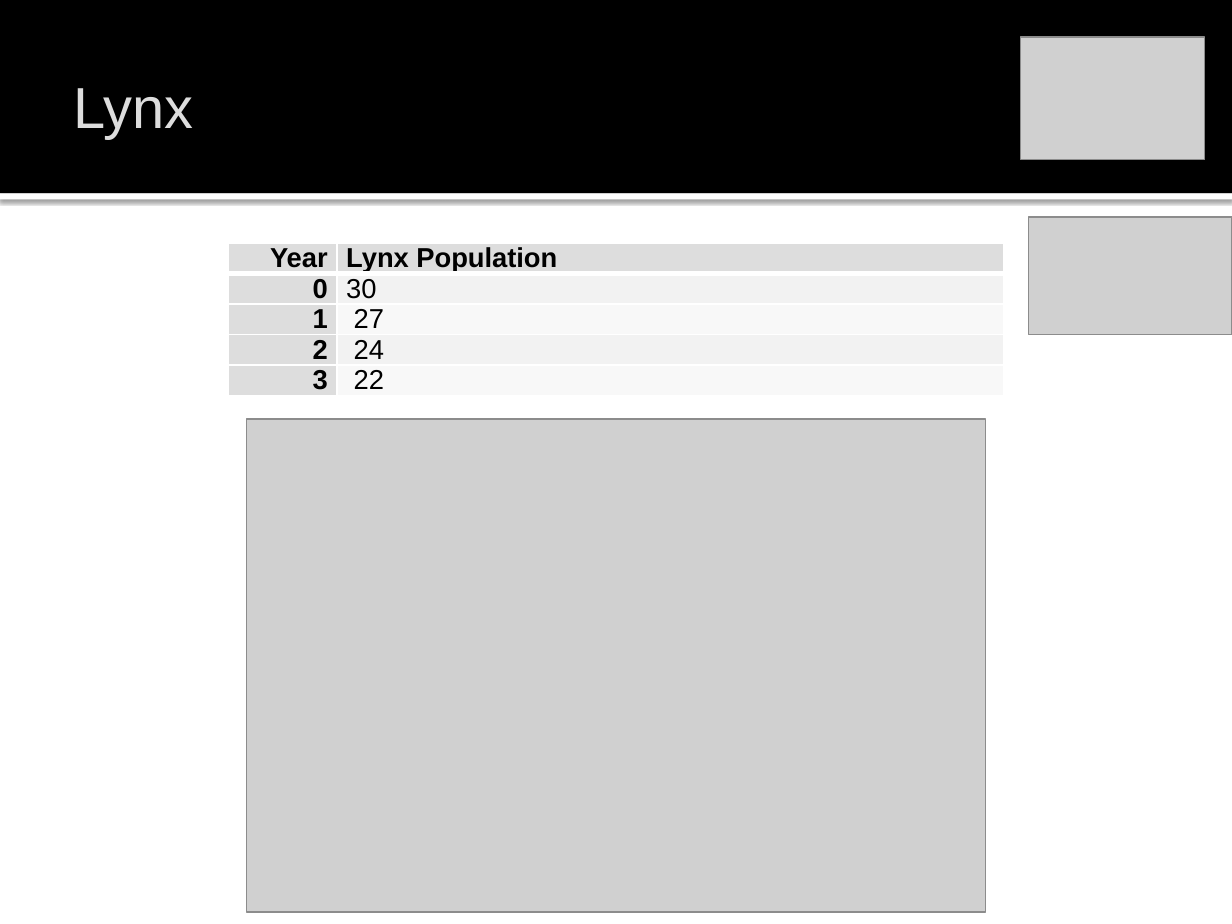
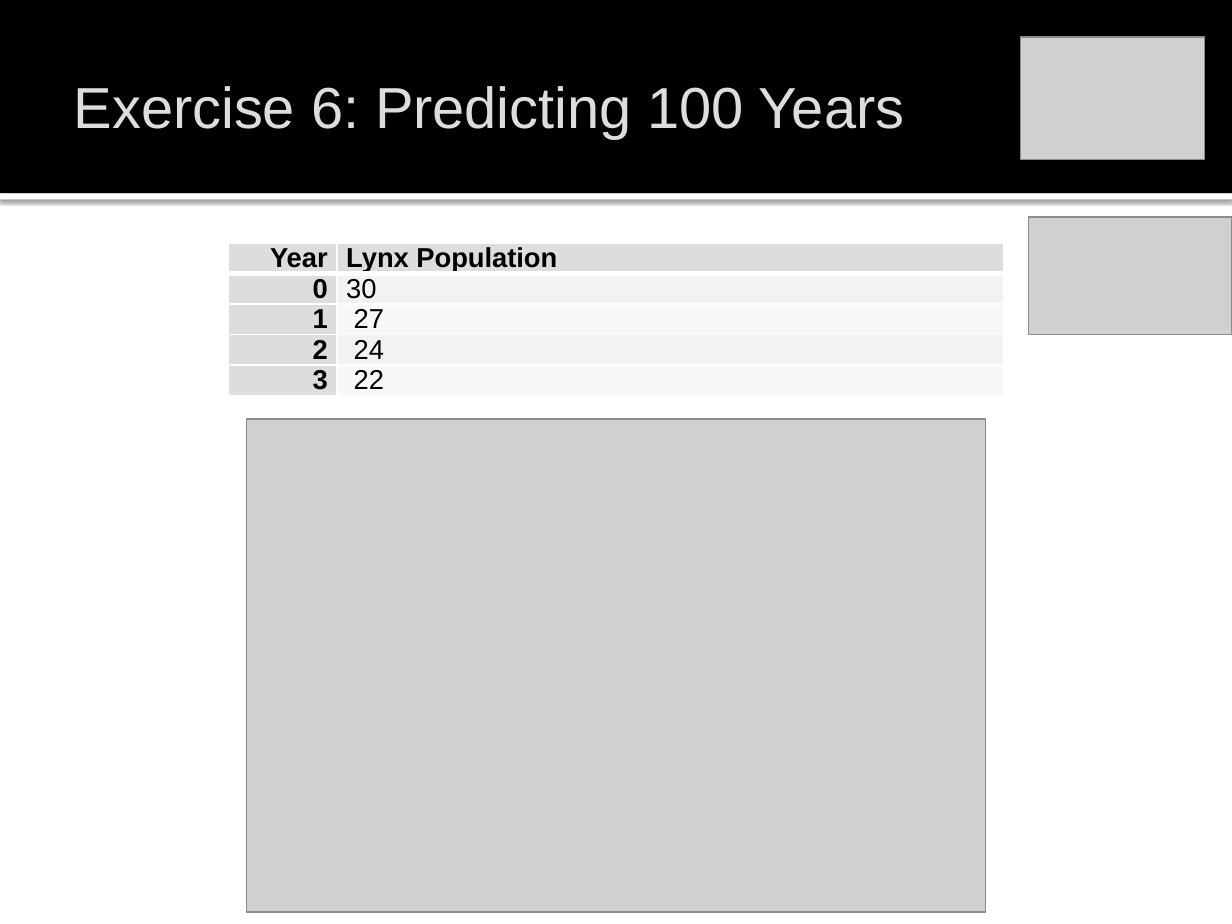
Before and after one commit to john-s-butler-dit/Maths-in-the-Wild, a slide deck: slide 31 of 01_Predator_Prey/Maths_in_the_Wild_Predator_Prey.pptx (slide 26 before the commit). Drawn at 1232x924 pixels with LibreOffice and Linux fonts; fonts in the diff are those of the drawing; grey boxes stand for pictures; background and template pictures are left out. Boxes give left, top, right and bottom in pixels: in the first picture for what was removed or moved away, otherwise in the second. Text is boxed around its words. In the diff, an @@ line names an element or a change of style, - is before the commit and + after.

```diff
--- a/01_Predator_Prey/Maths_in_the_Wild_Predator_Prey.pptx
+++ b/01_Predator_Prey/Maths_in_the_Wild_Predator_Prey.pptx
@@ title at (74, 86, 904, 139): text changed @@
-Lynx
+Exercise 6: Predicting 100 Years
```
Also in this commit, not shown: 24 other slides changed, 21 slides added, 3 slides removed, 15 other files.
